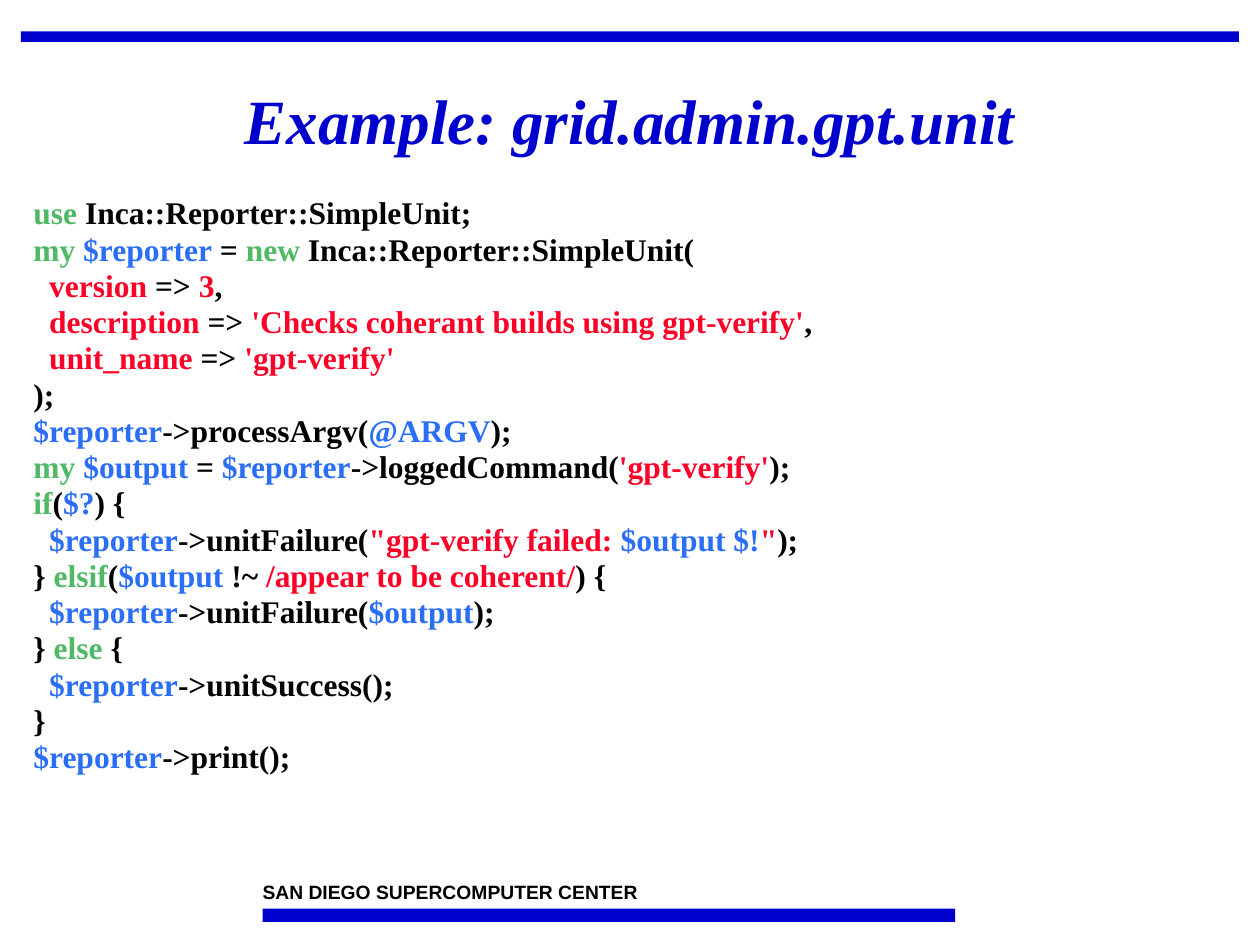
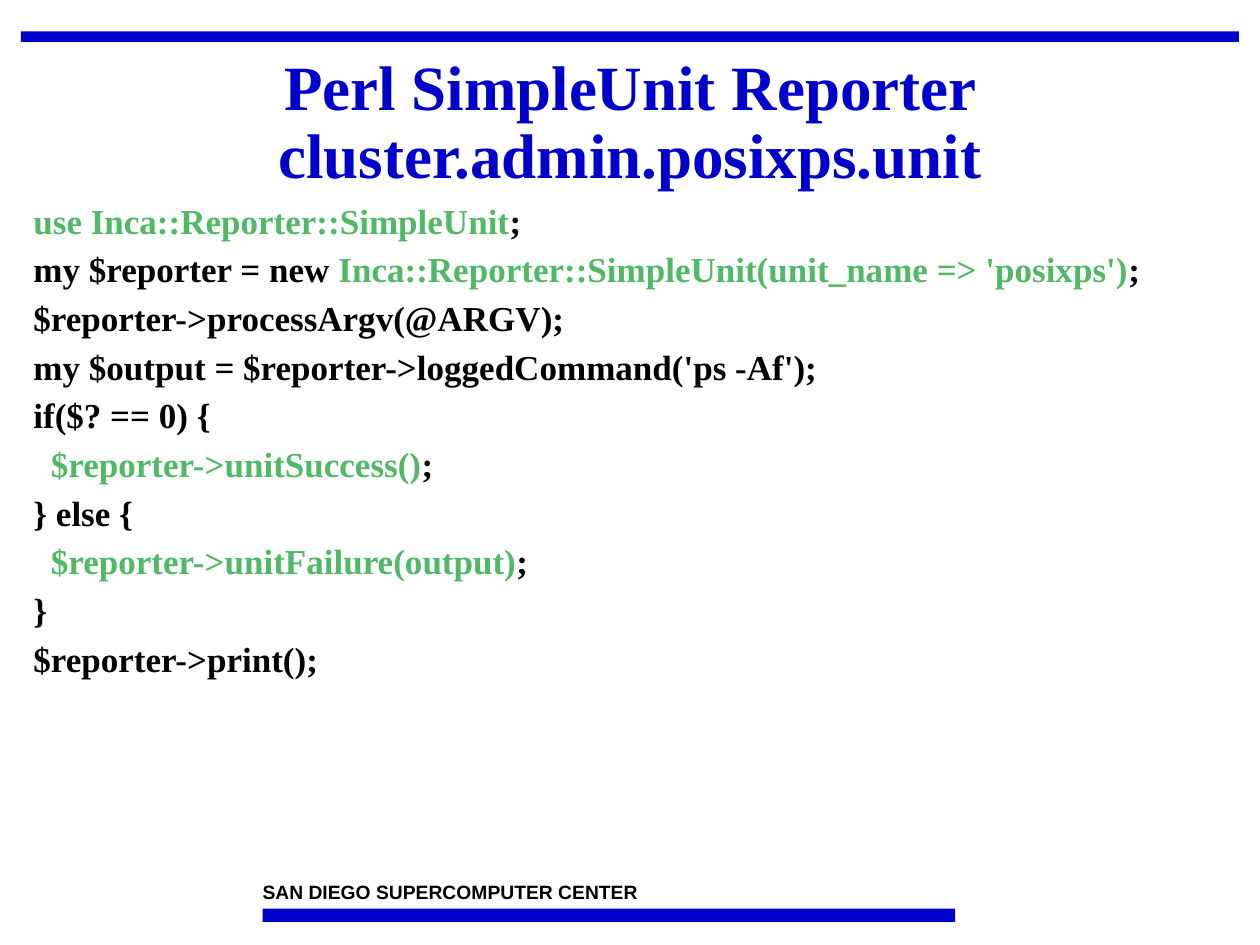
Before and after one commit to IncaProject/inca-xsede, a slide deck: slide 21 of talks/2008workshop/incaReporters.ppt. Drawn at 1260x945 pixels with LibreOffice and Linux fonts; fonts in the diff are those of the drawing; background and template pictures are left out. Boxes give left, top, right and bottom in pixels: in the first picture for what was removed or moved away, otherwise in the second. Text is boxed around its words. In the diff, an @@ line names an element or a change of style, - is before the commit and + after.

```diff
--- a/talks/2008workshop/incaReporters.ppt
+++ b/talks/2008workshop/incaReporters.ppt
@@ title at [278,66,981,190]: text changed; italic off @@
-Example: grid.admin.gpt.unit
+Perl SimpleUnit Reporter cluster.admin.posixps.unit
@@ text at [33,209,564,679]: size 18 to 20 pt in "use Inca::Reporter::SimpleUnit;", "$reporter->processArgv(@ARGV);", "} else {", "}" and 1 more places; text colour #000000 to #50B965 in "Inca::Reporter::SimpleUnit;"; text colour #2B6EF6 to #000000 in "$reporter->processArgv(@ARGV);", "$reporter->print();"; text colour #50B965 to #000000 in "else"; line spacing 0.75 to 0.95 @@
@@ text at [33,256,1140,290]: text changed; size 18 to 20 pt; text colour #FC0128 to #50B965 @@
-my $reporter = new Inca::Reporter::SimpleUnit(
-version => 3,
-description => 'Checks coherant builds using gpt-verify',
-unit_name => 'gpt-verify'
-);
+my $reporter = new Inca::Reporter::SimpleUnit(unit_name => 'posixps');
@@ text at [33,354,817,484]: text changed; size 18 to 20 pt @@
-my $output = $reporter->loggedCommand('gpt-verify');
-if($?) {
-$reporter->unitFailure("gpt-verify failed: $output $!");
-} elsif($output !~ /appear to be coherent/) {
-$reporter->unitFailure($output);
+my $output = $reporter->loggedCommand('ps -Af');
+if($? == 0) {
+$reporter->unitSuccess();
@@ text at [51,548,528,581]: text changed; size 18 to 20 pt; text colour #000000 to #50B965 @@
-$reporter->unitSuccess();
+$reporter->unitFailure(output);
```
Also in this commit, not shown: 32 other slides changed, 1 slide added, 5 slides removed, 1 other file.
